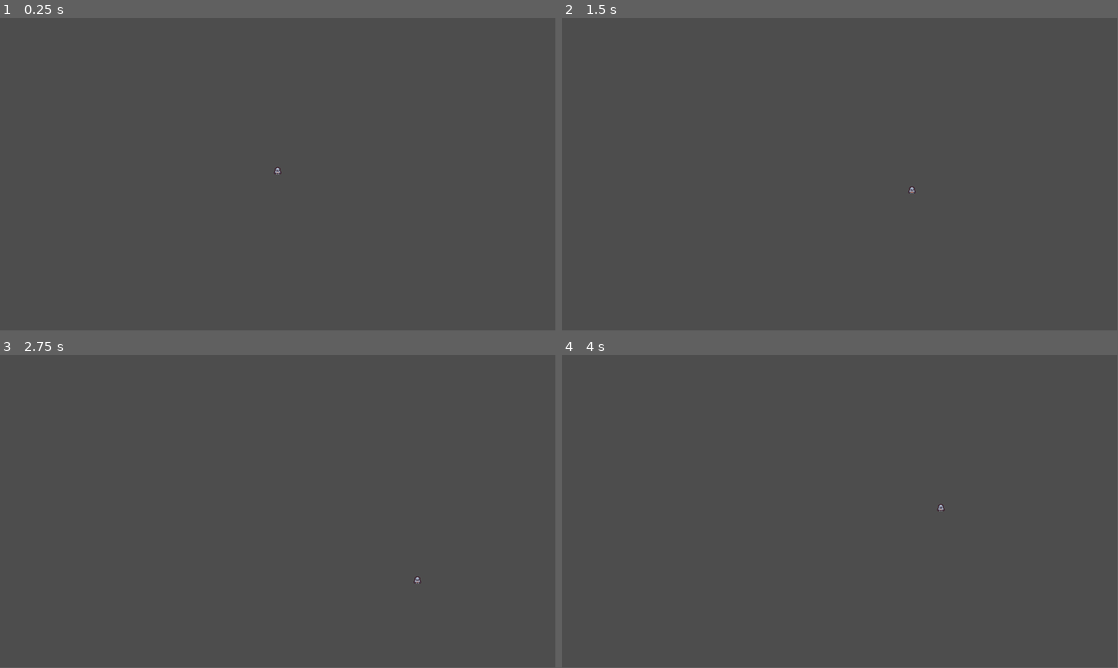
Above: before the commit, frames 1-4 (two rows, left to right).
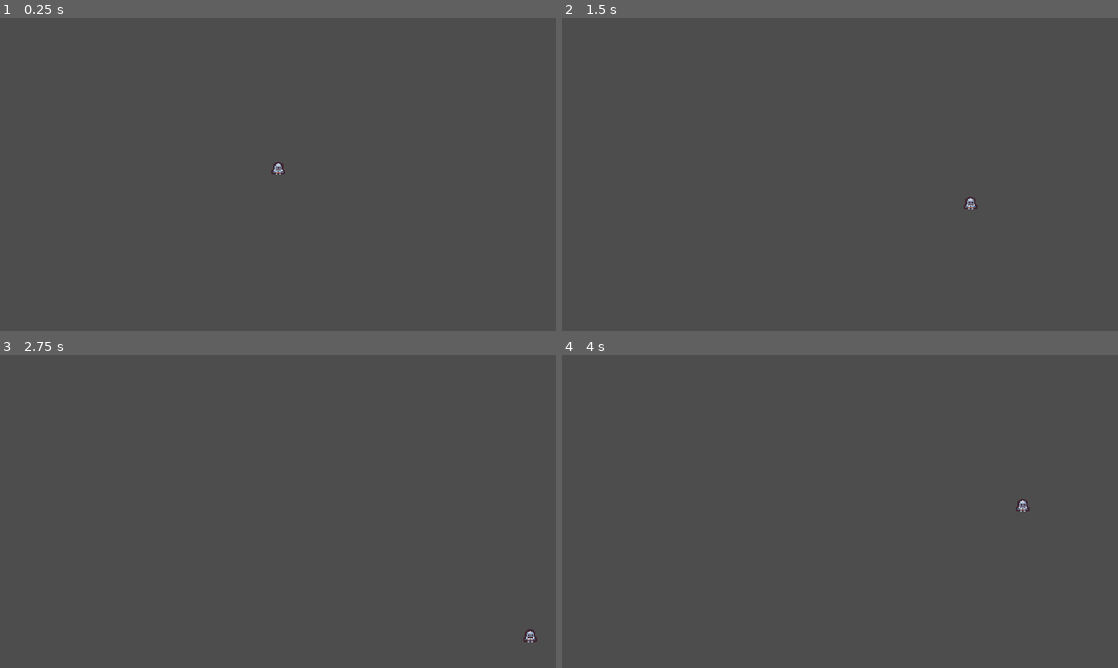
Above: after the commit, the same moments.

Repository: jrenato/dungeon_survival
Game: Godot game, scene res://src/world/levels/level.tscn
Two runs of this game, one before a commit and one after it. Both use one fixed random seed, a clock stepped at 60 frames per second and the inputs below.
Inputs:
- Up to frame 1 (0.25 s): no input
- Up to frame 2 (1.5 s): tap Enter at 0.5 s; hold D (move_right) 0.53-1.28 s; hold S (move_down) from 1.28 s (still down)
- Up to frame 3 (2.75 s): release S (move_down) at 2.03 s; hold D (move_right) from 2.03 s (still down)
- Up to frame 4 (4 s): release D (move_right) at 2.78 s; hold W (move_up) 2.78-3.53 s; hold A (move_left) from 3.53 s (still down)
In our replay, the window is 799x449 before the commit and 800x450 after it. These sizes can differ from the game's own. Grey fills any space a smaller window leaves; there, only what the larger window draws over its background counts as a difference.

The runs differ from the first frame. In frame 1, less than 0.1% of the frame differs, in the area x 48-52%, y 46-50%; in frame 2, 0.1%; in frame 3, 0.1%, in the area x 74-97%, y 70-92%; in frame 4, 0.1%.

Commit message:
Configured window size and scale

Diff:
--- a/project.godot
+++ b/project.godot
@@ -14,6 +14,14 @@
 run/main_scene="res://src/world/levels/level.tscn"
 config/features=PackedStringArray("4.0", "Forward Plus")
 config/icon="res://icon.svg"
+
+[display]
+
+window/size/viewport_width=640
+window/size/viewport_height=360
+window/size/window_width_override=1280
+window/size/window_height_override=720
+window/stretch/mode="viewport"
 
 [input]
 
